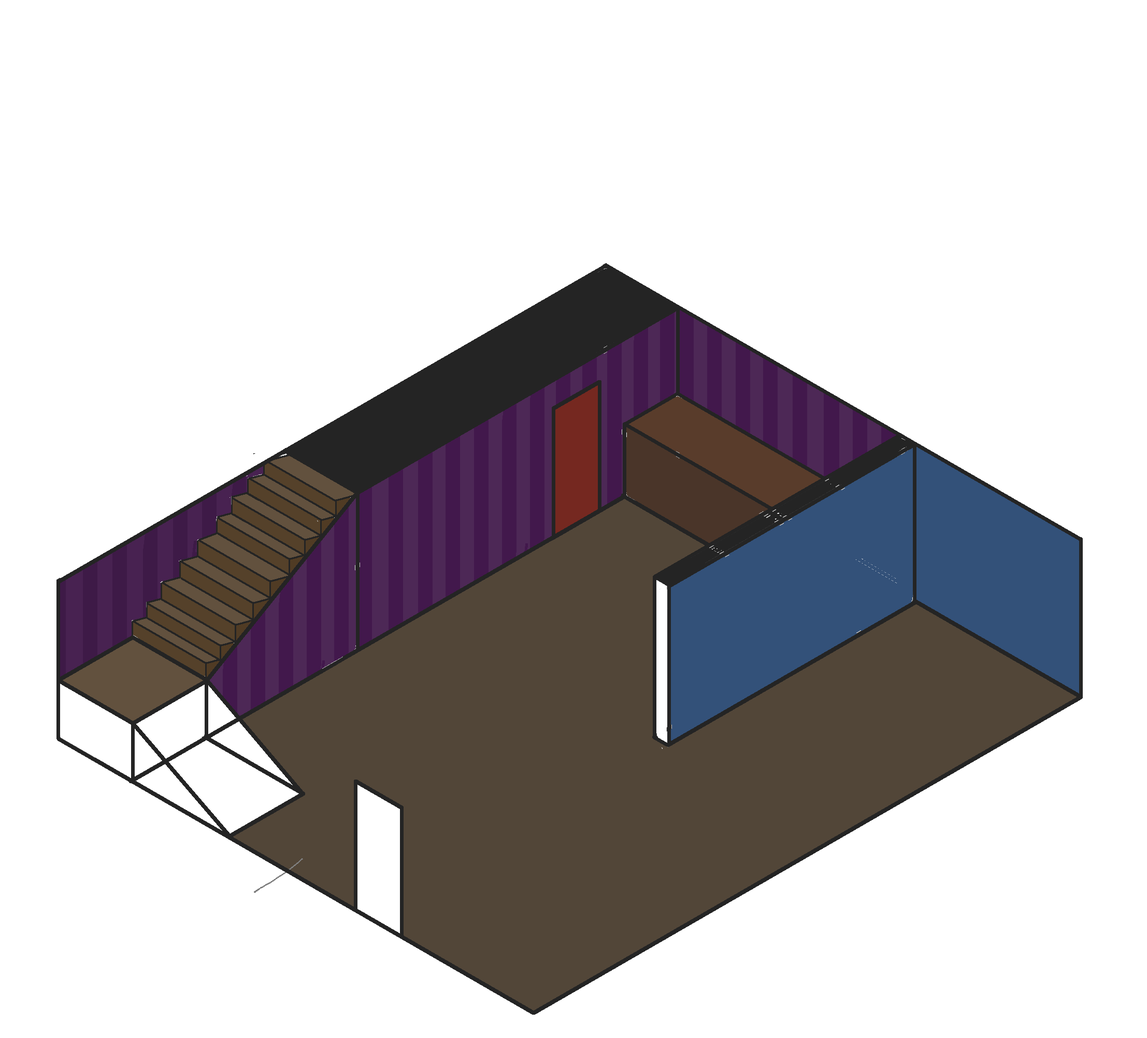
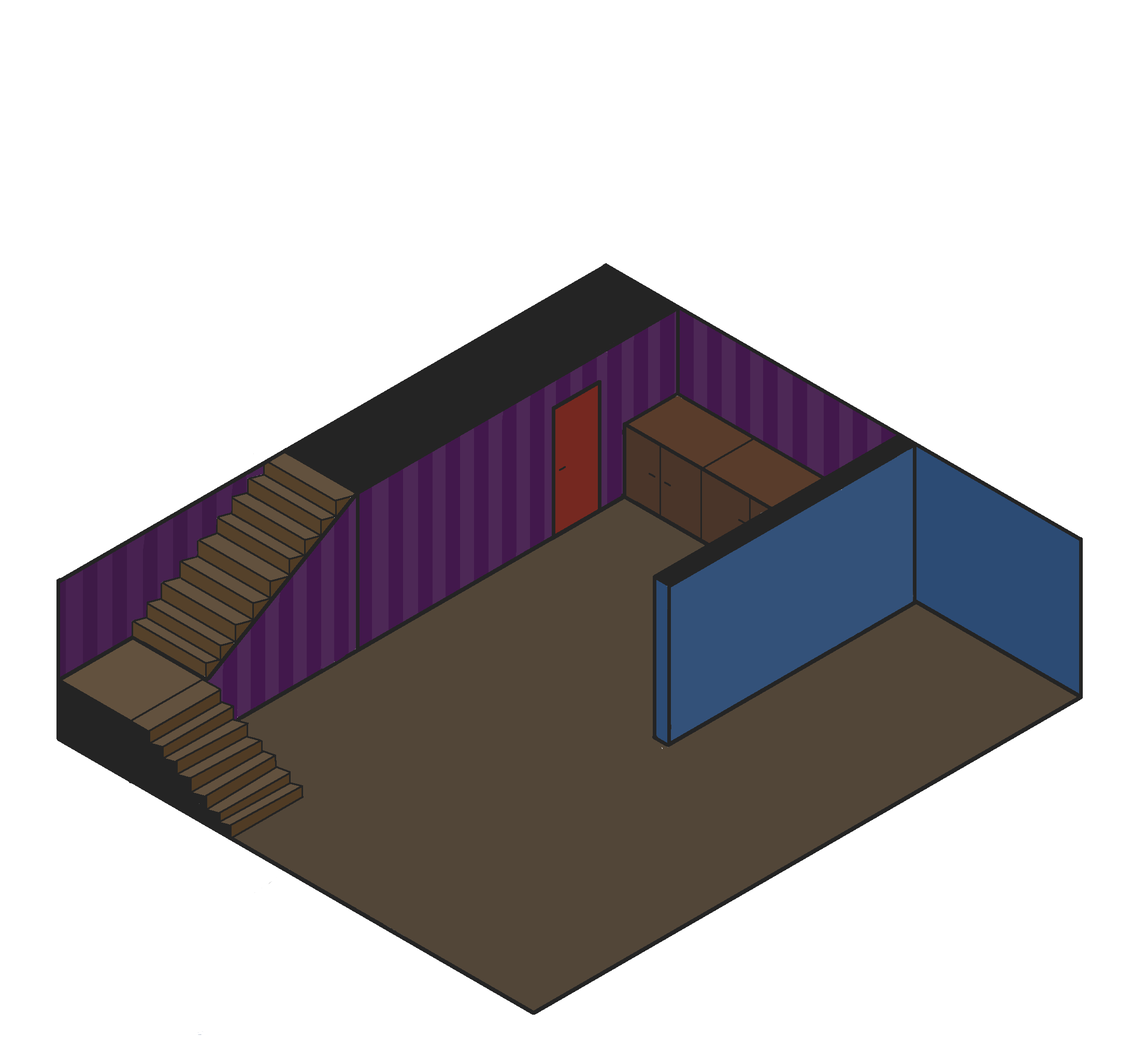
Revision of a layered 1147px x 1038px image; what changed, layer by layer:
added layer "aaaaa #1" above "aaaaa" over [125, 679, 304, 838]
painted on "Слой #4" over [60, 268, 1080, 1036]
painted on "Слой #1" over [134, 396, 821, 937]
